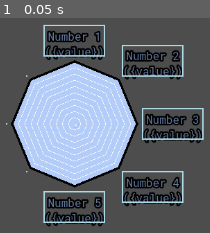
Above: before the commit, frame 1.
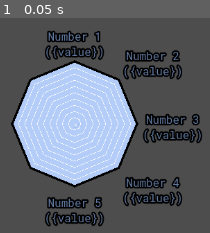
Above: after the commit, the same moment.

Repository: TheLsbt/godot_radar_graph
Game: Godot game, scene res://src/debug.tscn
The game is run twice, just before and just after one commit, with the same random seed, the same clock (stepped at 60 frames per second) and the same inputs. The project has no main scene, so this scene is started directly.
Inputs:
- Up to frame 1 (0.05 s): no input

The runs differ from the first frame. In frame 1, 3.5% of the frame differs, in the area x 2-98%, y 3-96%.

Commit message:
Ensures the debug drawing is only in the editor

Diff:
--- a/src/radar_graph.gd
+++ b/src/radar_graph.gd
@@ -477,6 +477,7 @@
 		_mass_update_timer.start(UPDATE_WAIT_TIME)
 
 
+## Updates all the values
 func _mass_update_values() -> void:
 	for index in range(key_count):
 		set_item_value(index, get_item_value(index))
@@ -524,7 +525,7 @@
 		if has_method(method):
 			call(method)
 
-	if debug_draw:
+	if debug_draw and Engine.is_editor_hint():
 		for t in _title_rect_cache:
 			draw_rect(t, Color.LIGHT_BLUE, false, 2)
 
